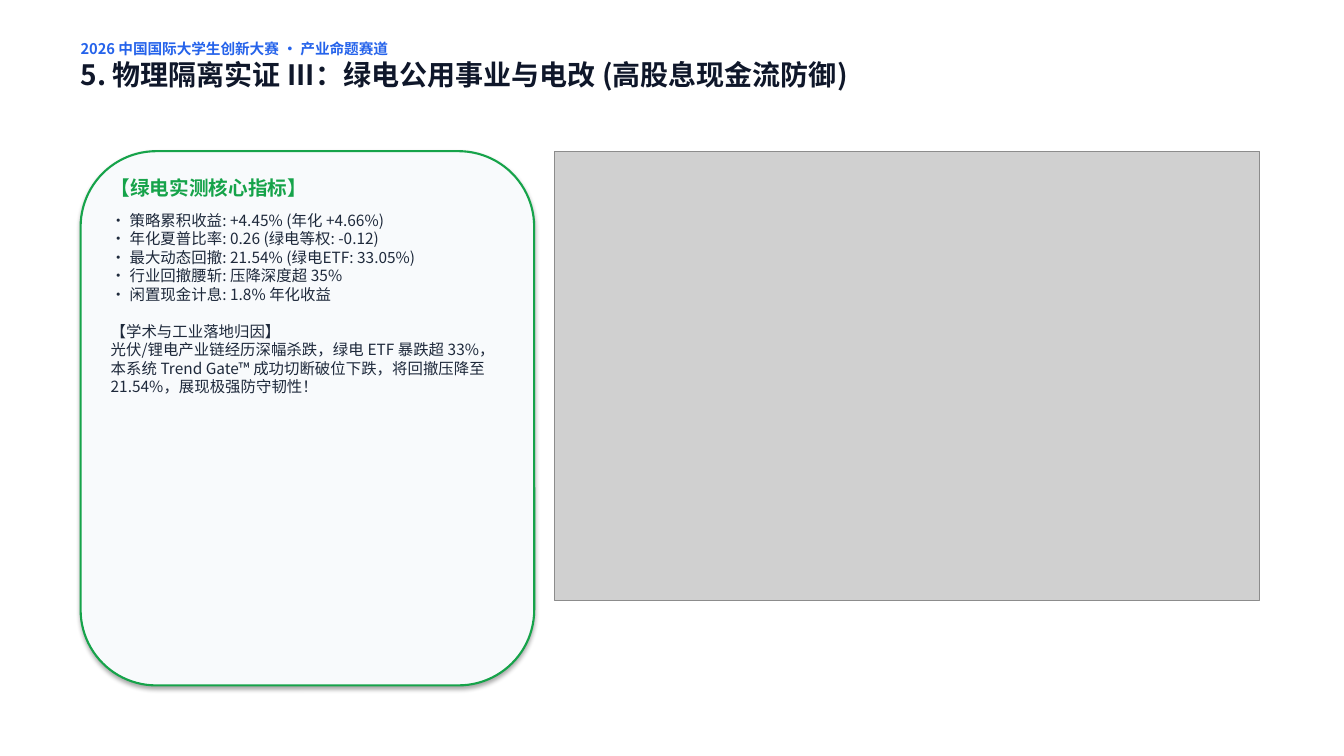
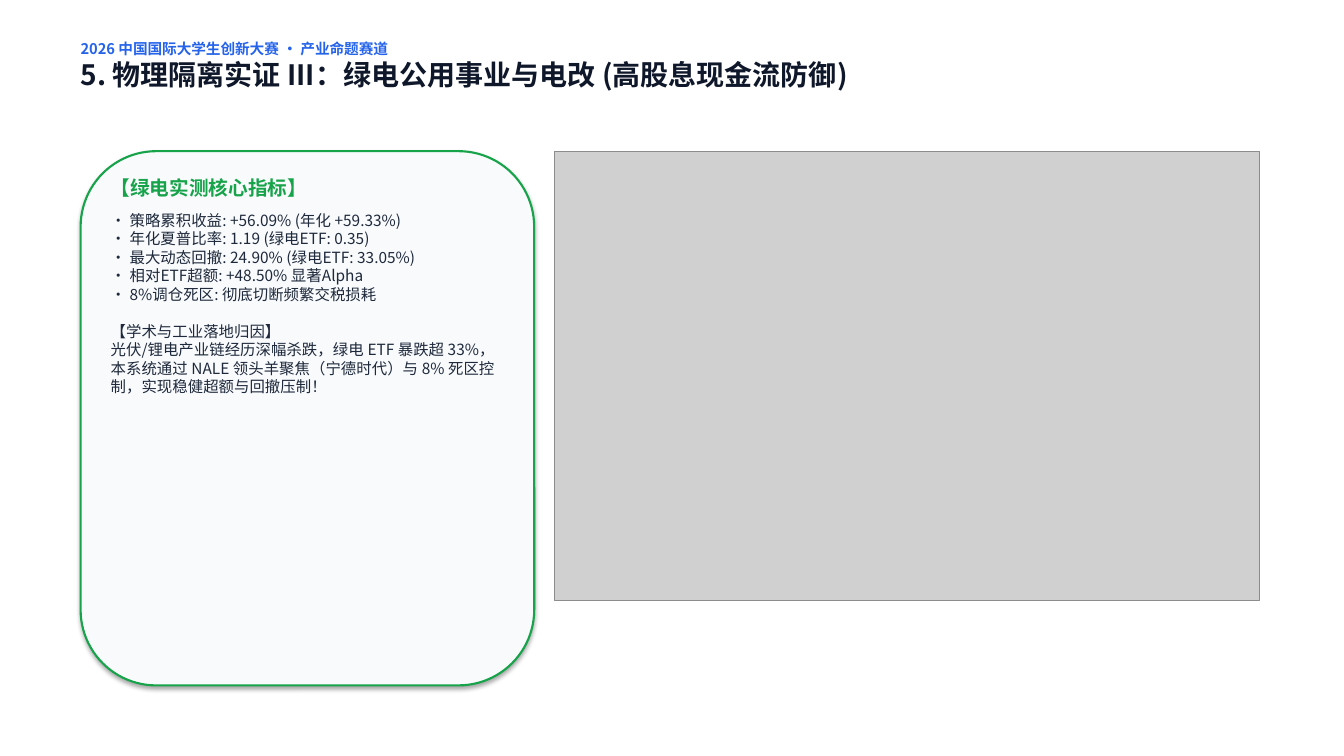
Before and after one commit to YuxuanWuCN/stock-dashboard, a slide deck: slide 6 of 2026中国国际大学生创新大赛_网评路演PPT_Rainbow-FinGPT.pptx. Drawn at 1344x756 pixels with LibreOffice and Linux fonts; fonts in the diff are those of the drawing; grey boxes stand for pictures. Boxes give left, top, right and bottom in pixels: in the first picture for what was removed or moved away, otherwise in the second. Text is boxed around its words. In the diff, an @@ line names an element or a change of style, - is before the commit and + after.

```diff
--- a/2026中国国际大学生创新大赛_网评路演PPT_Rainbow-FinGPT.pptx
+++ b/2026中国国际大学生创新大赛_网评路演PPT_Rainbow-FinGPT.pptx
@@ text at bbox=[111, 213, 495, 394]: text changed @@
-• 策略累积收益: +4.45% (年化 +4.66%)
-• 年化夏普比率: 0.26 (绿电等权: -0.12)
-• 最大动态回撤: 21.54% (绿电ETF: 33.05%)
-• 行业回撤腰斩: 压降深度超 35%
-• 闲置现金计息: 1.8% 年化收益
-【学术与工业落地归因】
-光伏/锂电产业链经历深幅杀跌，绿电 ETF 暴跌超 33%，本系统 Trend Gate™ 成功切断破位下跌，将回撤压降至 21.54%，展现极强防守韧性！
+• 策略累积收益: +56.09% (年化 +59.33%)
+• 年化夏普比率: 1.19 (绿电ETF: 0.35)
+• 最大动态回撤: 24.90% (绿电ETF: 33.05%)
+• 相对ETF超额: +48.50% 显著Alpha
+• 8%调仓死区: 彻底切断频繁交税损耗
+【学术与工业落地归因】
+光伏/锂电产业链经历深幅杀跌，绿电 ETF 暴跌超 33%，本系统通过 NALE 领头羊聚焦（宁德时代）与 8% 死区控制，实现稳健超额与回撤压制！
```
Also in this commit, not shown: 11 other files.
